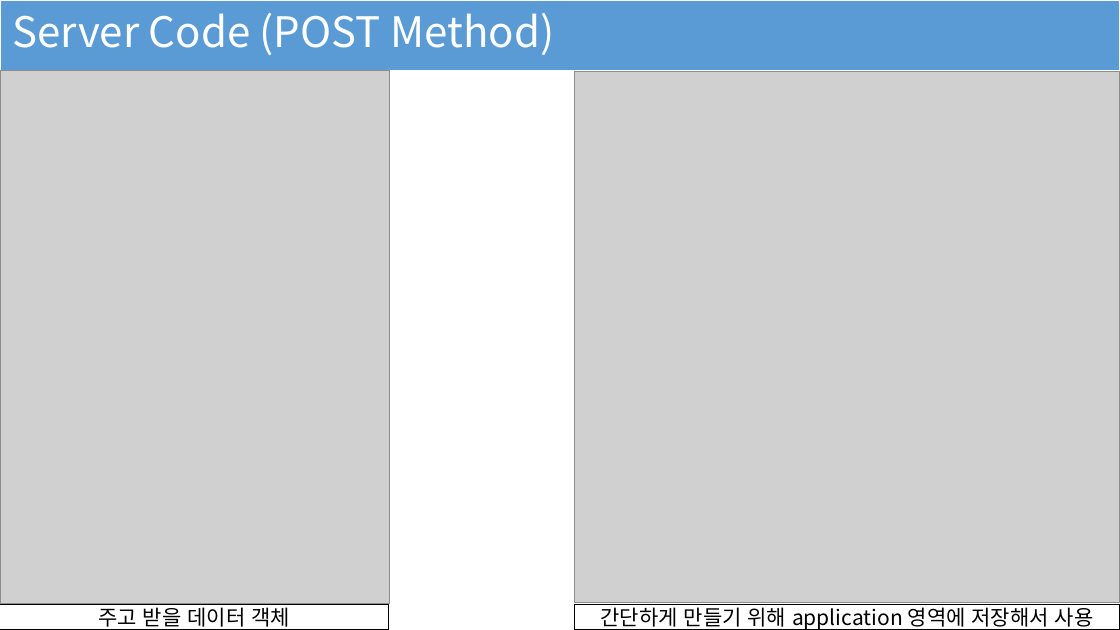
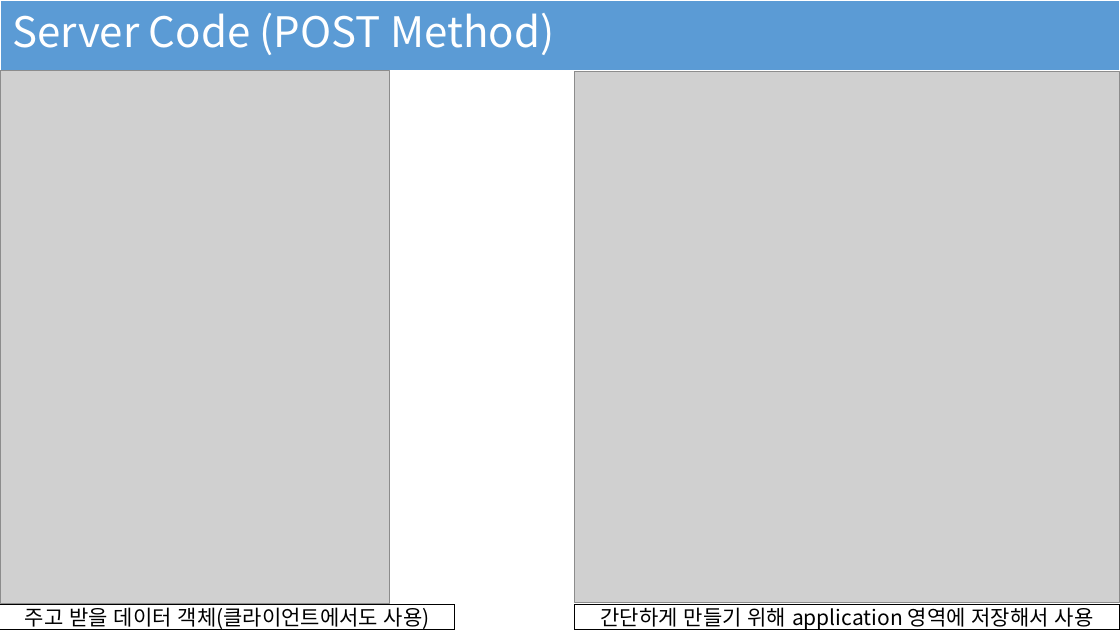
Before and after one commit to ghjk0498/SimpleSpringREST, a slide deck: slide 7 of REST API, Spring Framework.pptx. Drawn at 1120x630 pixels with LibreOffice and Linux fonts; fonts in the diff are those of the drawing; grey boxes stand for pictures. Boxes give left, top, right and bottom in pixels: in the first picture for what was removed or moved away, otherwise in the second. Text is boxed around its words. In the diff, an @@ line names an element or a change of style, - is before the commit and + after.

```diff
--- a/REST API, Spring Framework.pptx
+++ b/REST API, Spring Framework.pptx
@@ rectangle "주고 받을 데이터 객체(클라이언트에서도 사용)": place and size @@
-rectangle "주고 받을 데이터 객체(클라이언트에서도 사용)" at [0,604,389,629]
+rectangle "주고 받을 데이터 객체(클라이언트에서도 사용)" at [0,604,455,629]
@@ text in rectangle at [25,604,430,630]: text changed @@
-주고 받을 데이터 객체
+주고 받을 데이터 객체(클라이언트에서도 사용)
```
